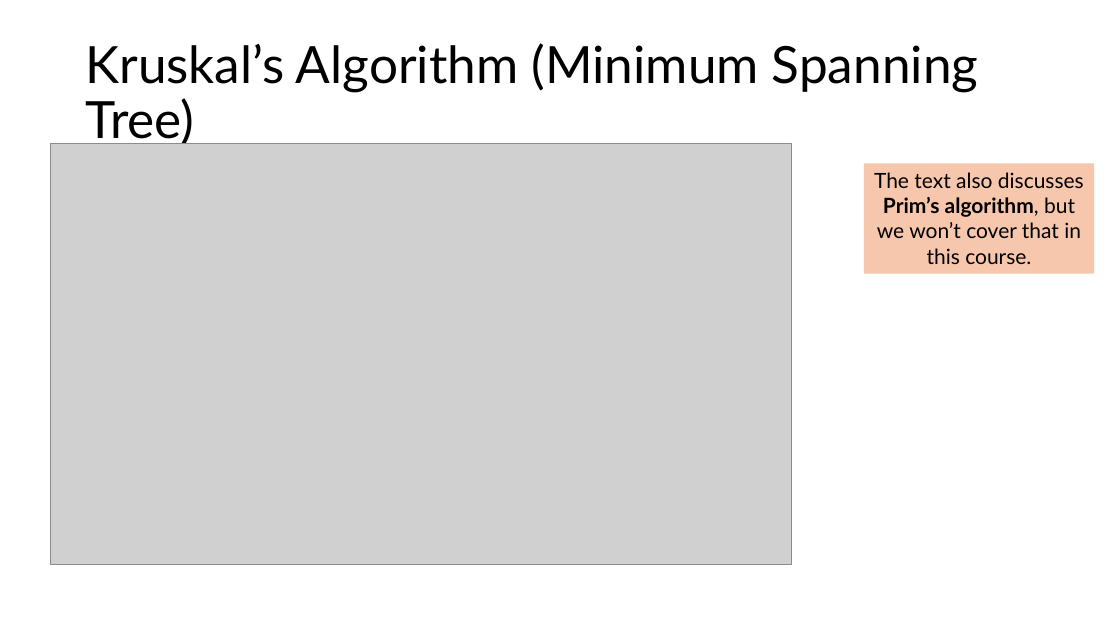
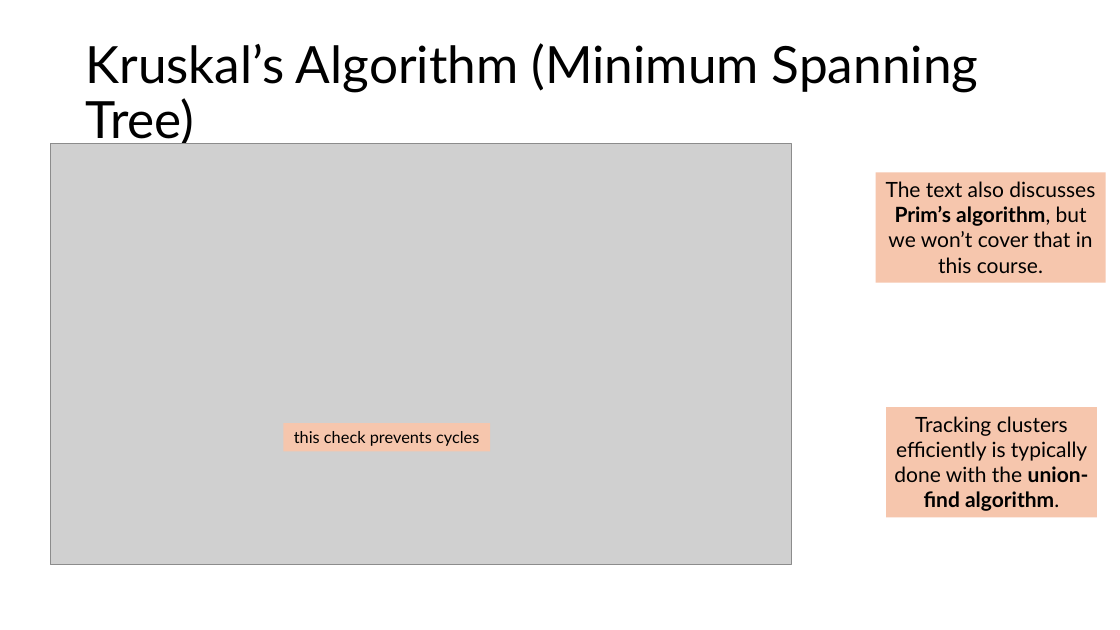
Before and after one commit to sotasota-sfu/cmpt225Summer2026, a slide deck: slide 33 of lectures/lecture25_26_27_28_29/graphAlgorithms.pptx. Drawn at 1120x630 pixels with LibreOffice and Linux fonts; fonts in the diff are those of the drawing; grey boxes stand for pictures. Boxes give left, top, right and bottom in pixels: in the first picture for what was removed or moved away, otherwise in the second. Text is boxed around its words. In the diff, an @@ line names an element or a change of style, - is before the commit and + after.

Commit message:
updated

```diff
--- a/lectures/lecture25_26_27_28_29/graphAlgorithms.pptx
+++ b/lectures/lecture25_26_27_28_29/graphAlgorithms.pptx
@@ rectangle "The text also discusses Prim’s ...": place and size @@
-rectangle "The text also discusses Prim’s ..." at [865,164,1095,274]
+rectangle "The text also discusses Prim’s ..." at [875,172,1106,282]
@@ rectangle added at [886,408,1097,518], fill #F6C6AD, 18 pt, text #000000 @@
+Tracking clusters efficiently is typically done with the union-find algorithm.
@@ rectangle added at [283,423,490,452], fill #F6C6AD, 14 pt, text #000000 @@
+this check prevents cycles
```
